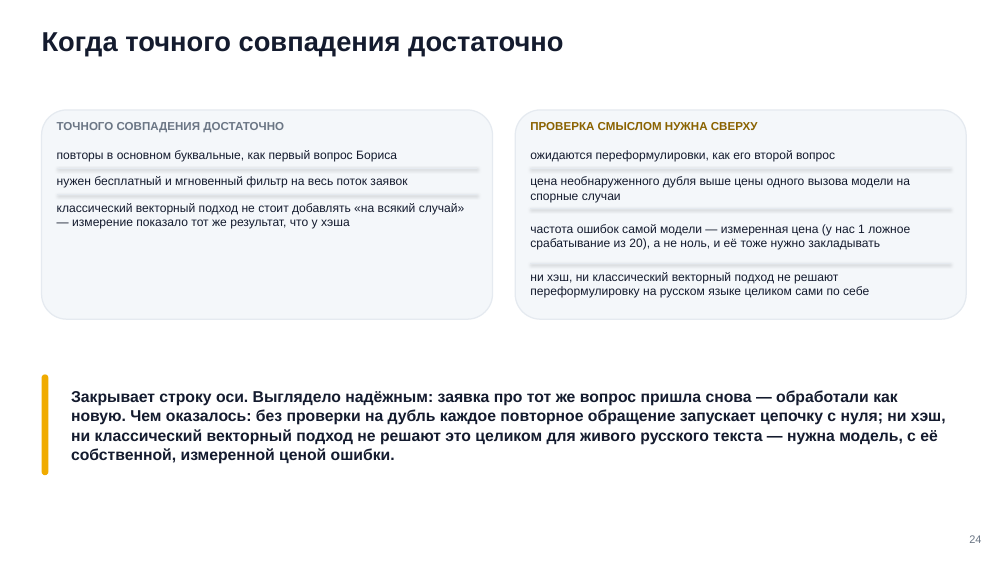
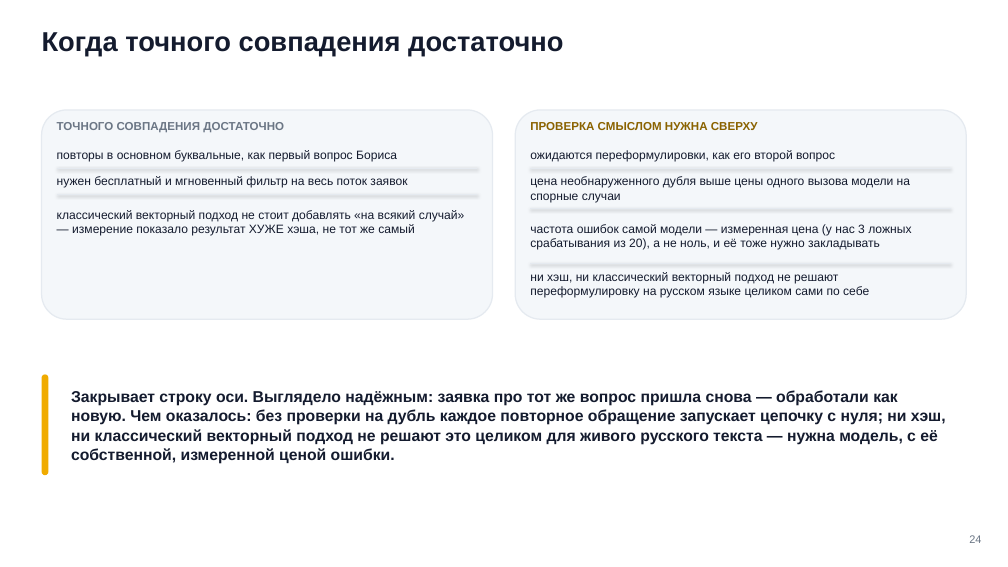
Before and after one commit to tellina-study/AI-usage-lessons, a slide deck: slide 24 of library/seminars/sem-08/rendered/sem-08.pptx. Drawn at 1008x567 pixels with LibreOffice and Linux fonts; fonts in the diff are those of the drawing. Boxes give left, top, right and bottom in pixels: in the first picture for what was removed or moved away, otherwise in the second. Text is boxed around its words. In the diff, an @@ line names an element or a change of style, - is before the commit and + after.

```diff
--- a/library/seminars/sem-08/rendered/sem-08.pptx
+++ b/library/seminars/sem-08/rendered/sem-08.pptx
@@ text at <box>57,210,465,236</box>: text changed @@
-классический векторный подход не стоит добавлять «на всякий случай» — измерение показало тот же результат, что у хэша
+классический векторный подход не стоит добавлять «на всякий случай» — измерение показало результат ХУЖЕ хэша, не тот же самый
@@ text at <box>530,224,911,250</box>: text changed @@
-частота ошибок самой модели — измеренная цена (у нас 1 ложное срабатывание из 20), а не ноль, и её тоже нужно закладывать
+частота ошибок самой модели — измеренная цена (у нас 3 ложных срабатывания из 20), а не ноль, и её тоже нужно закладывать
```
Also in this commit, not shown: 3 other slides changed, 17 other files.
